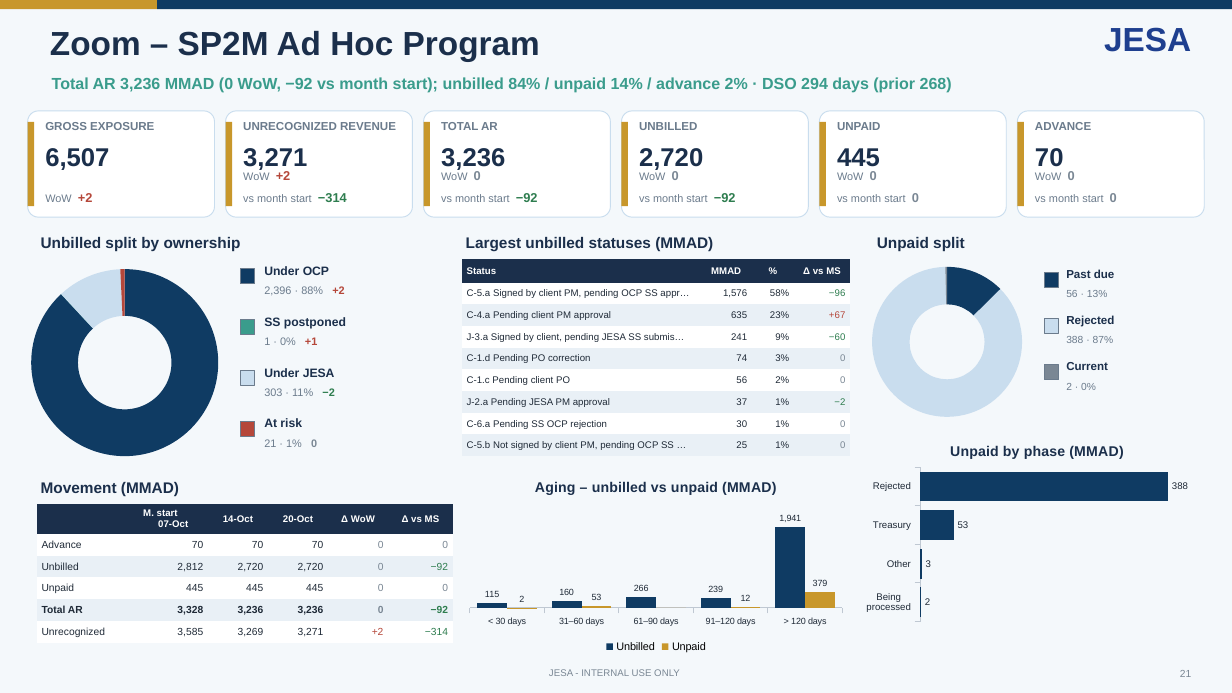
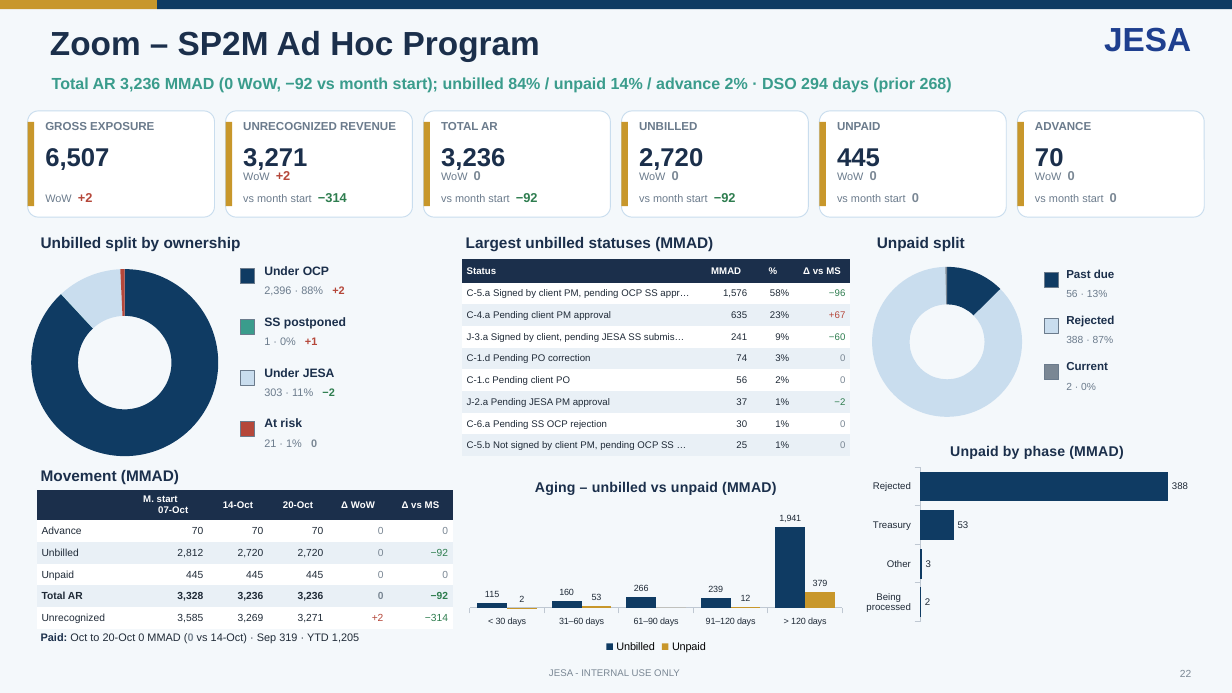
Before and after one commit to cherkaouihassan-art/Skills-Repo, a slide deck: slide 22 of weekly-ar-cash-deck/output/JESA_AR_Cash_Position_2026-10-21.pptx (slide 21 before the commit). Drawn at 1232x693 pixels with LibreOffice and Linux fonts; fonts in the diff are those of the drawing. Boxes give left, top, right and bottom in pixels: in the first picture for what was removed or moved away, otherwise in the second. Text is boxed around its words. In the diff, an @@ line names an element or a change of style, - is before the commit and + after.

```diff
--- a/weekly-ar-cash-deck/output/JESA_AR_Cash_Position_2026-10-21.pptx
+++ b/weekly-ar-cash-deck/output/JESA_AR_Cash_Position_2026-10-21.pptx
@@ text "Movement (MMAD)": place and size @@
-text "Movement (MMAD)" at bbox=[41, 482, 179, 496]
+text "Movement (MMAD)" at bbox=[41, 470, 179, 484]
@@ table: place and size @@
-table at bbox=[37, 504, 453, 641]
+table at bbox=[37, 490, 453, 627]
@@ text added at bbox=[41, 633, 359, 643], 8.5 pt, text #1F2A37 @@
+Paid: Oct to 20-Oct 0 MMAD (0 vs 14-Oct) · Sep 319 · YTD 1,205
@@ text at bbox=[1180, 670, 1191, 677]: text changed @@
-21
+22
```
Also in this commit, not shown: 29 other slides changed, 1 slide added, 6 other files.
